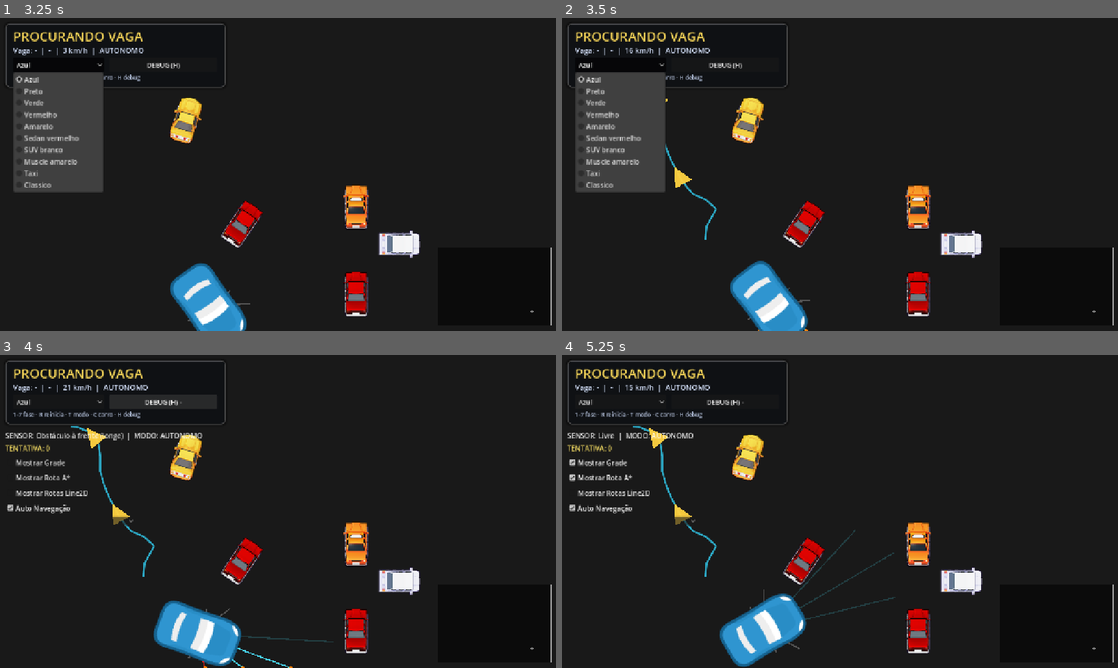
Above: before the commit, frames 1-4 (two rows, left to right).
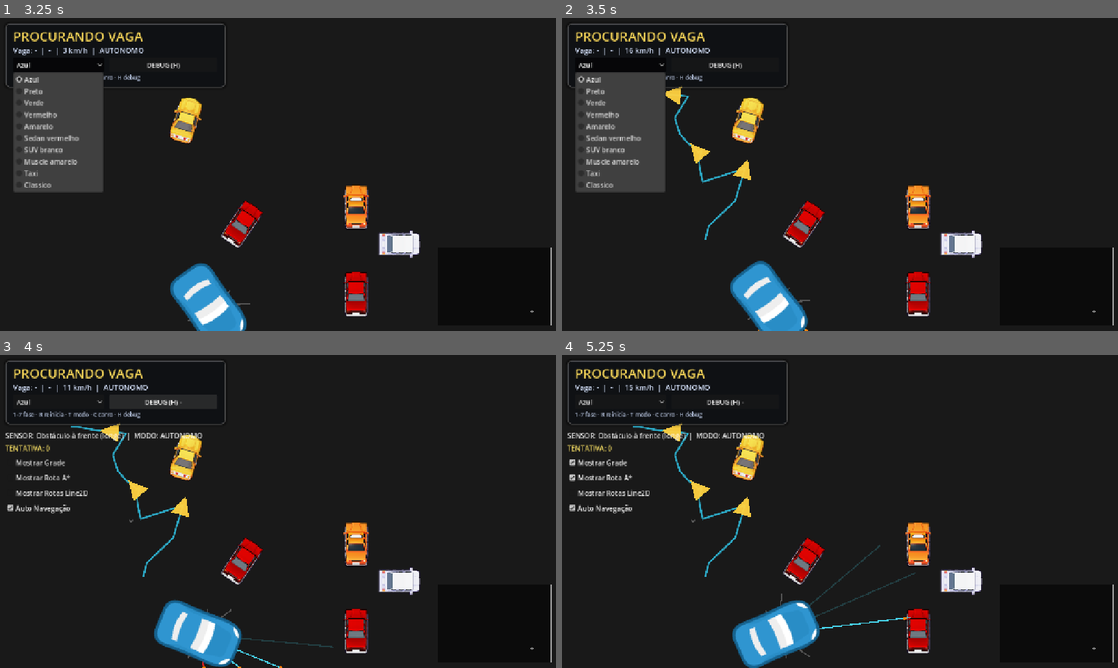
Above: after the commit, the same moments.

Repository: omurilomota/estacionamento-automatico-godot
Game: Godot game, scene res://scenes/Mundo.tscn
Two runs of this game, one before a commit and one after it. Both use one fixed random seed, a clock stepped at 60 frames per second and the inputs below.
Inputs:
- Up to frame 1 (3.25 s): click "Azul" at 0.5 s; click "DEBUG (H)" at 1.25 s; click "DEBUG (H) -" at 2 s; click "Azul" at 2.75 s
- Up to frame 2 (3.5 s): no input
- Up to frame 3 (4 s): click "DEBUG (H)" at 3.5 s
- Up to frame 4 (5.25 s): click "Mostrar Grade" at 4.25 s; click "Mostrar Rota A*" at 5 s

Frame 1 is identical in both runs. In frame 2, 0.8% of the frame differs, in the area x 18-34%, y 21-71%; in frame 3, 1.6%; in frame 4, 4.0%, in the area x 6-64%, y 21-100%.

Commit message:
:recycle: revert(merge): the shape probe cost Fase1 two seeds to win Fase3 one

Diff:
--- a/scripts/Carro.gd
+++ b/scripts/Carro.gd
@@ -716,15 +716,7 @@
 	if varrido <= 0.0:
 		return rota
 	var espaco := get_world_2d().direct_space_state
-	# `varrido` no 4o argumento: sonda de FORMA, nao de raio. Um raio de largura
-	# zero so ve o que esta exatamente na direcao `right`, entao a QUINA de um
-	# obstaculo em angulo ficava invisivel e a faixa era deslocada como se
-	# estivesse livre — a quina da carroceria girada (a meia diagonal = `varrido`)
-	# batia 22 px depois. Era o travamento da Fase3 seed 2 (gate_seeds 44/45).
-	# O circulo contem a carroceria em QUALQUER rotacao, entao a sonda e
-	# conservadora por construcao: afasta a faixa da quina, nunca a empurra
-	# contra ela. O invariante `free_r >= keep_clear` segue valendo em `apply`.
-	var sonda := LaneOffsetRef.wall_probe(espaco, 2, varrido + keep_right_shift * 3.0, varrido)
+	var sonda := LaneOffsetRef.wall_probe(espaco, 2, varrido + keep_right_shift * 3.0)
 	var fade: float = maxf(varrido * 2.0, 200.0)
 	return LaneOffsetRef.apply(rota, keep_right_shift, sonda, varrido, fade, fade)
 
--- a/src/navigation/LaneOffset.gd
+++ b/src/navigation/LaneOffset.gd
@@ -126,72 +126,19 @@
 ## first obstacle (collision_mask, walls = 2) toward `right`. Returns `max_dist`
 ## when the side is open — the caller caps the shift with `desired` anyway.
 ## Direction-aware: pass `-right` to measure the OTHER side with the same ray.
-##
-## `body_radius` > 0 turns it into a SHAPE probe: the free distance is how far
-## the swept CIRCLE of that radius can travel before it touches anything, not
-## how far a zero-width ray can see. This is the difference that decides
-## Fase3 seed 2 (the gate_seeds judge): a ray only hits what is EXACTLY along
-## `right`, so the corner of an obstacle sat at an angle was invisible, the
-## lane was shifted as if it were clear, and the CORNER of the rotated hull
-## (the half-diagonal, 114 px in Fase3) caught it 22 px away — the kinematic
-## model could not back out of a corner it had already entered and the car
-## slid at 7 px/s until the run ended (AGENTS, `docs/tasks_backlog.md` §1.16.2).
-## The circle contains the hull at EVERY rotation (it is its half-diagonal), so
-## probing with it is conservative by construction: it can only move the lane
-## away from a corner, never into one. The safety invariant is untouched —
-## `apply()` still receives `keep_clear` and still enforces `free_r >= keep_clear`.
 static func wall_probe(space: PhysicsDirectSpaceState2D, mask: int = 2,
-		max_dist: float = 600.0, body_radius: float = 0.0) -> Callable:
+		max_dist: float = 600.0) -> Callable:
 	if space == null:
 		return Callable()
-	if body_radius <= 0.0:
-		return func(p: Vector2, right: Vector2) -> float:
-			var q := PhysicsRayQueryParameters2D.create(p, p + right * max_dist)
-			q.collision_mask = mask
-			q.collide_with_bodies = true
-			q.collide_with_areas = false
-			var hit := space.intersect_ray(q)
-			if hit.is_empty():
-				return max_dist
-			return p.distance_to(hit["position"])
-	# Shape probe: first distance along `right` where the swept circle overlaps.
-	# Linear march on `body_radius` steps to keep FIRST-BLOCKED semantics (a
-	# bisection alone would stop at a near gap instead of the real wall), then a
-	# short bisection between the last free and the first blocked sample.
-	var forma := CircleShape2D.new()
-	forma.radius = body_radius
-	var q := PhysicsShapeQueryParameters2D.new()
-	q.shape = forma
-	q.collision_mask = mask
-	q.collide_with_bodies = true
-	q.collide_with_areas = false
-	var passo := maxf(body_radius, 24.0)
 	return func(p: Vector2, right: Vector2) -> float:
-		q.transform = Transform2D(0.0, p)
-		if not space.intersect_shape(q, 1).is_empty():
-			return 0.0  # the body already touches here: nowhere to shift
-		var livre := 0.0
-		var bloqueou := false
-		var d := passo
-		while d <= max_dist:
-			q.transform = Transform2D(0.0, p + right * d)
-			if not space.intersect_shape(q, 1).is_empty():
-				bloqueou = true
-				break
-			livre = d
-			d += passo
-		if not bloqueou:
+		var q := PhysicsRayQueryParameters2D.create(p, p + right * max_dist)
+		q.collision_mask = mask
+		q.collide_with_bodies = true
+		q.collide_with_areas = false
+		var hit := space.intersect_ray(q)
+		if hit.is_empty():
 			return max_dist
-		var lo := livre
-		var hi := minf(livre + passo, max_dist)
-		for _i in 6:
-			var meio := (lo + hi) * 0.5
-			q.transform = Transform2D(0.0, p + right * meio)
-			if space.intersect_shape(q, 1).is_empty():
-				lo = meio
-			else:
-				hi = meio
-		return lo
+		return p.distance_to(hit["position"])
 
 
 ## Unit tangent at index i over a +/-w window: the DIRECTION OF THE LEG instead
